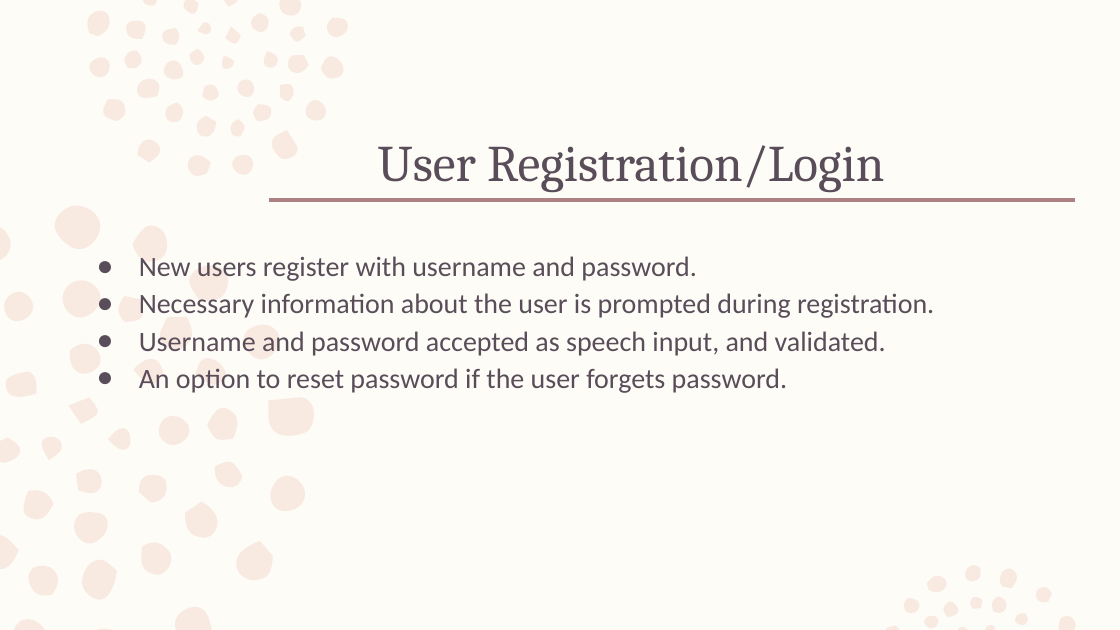
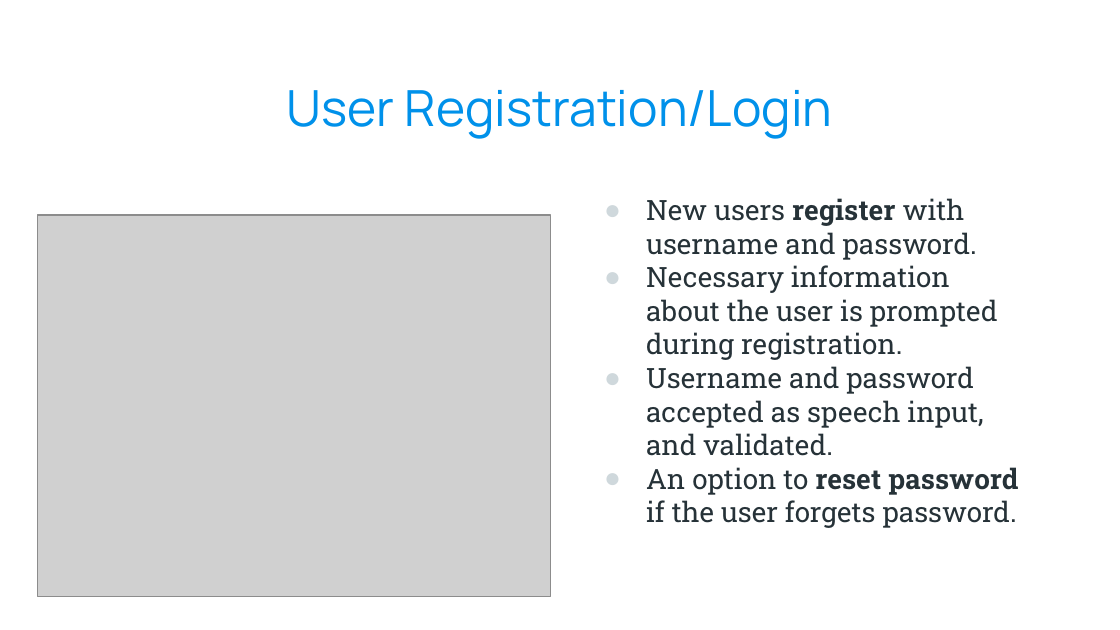
Before and after one commit to kazimsayed954/S5, a slide deck: slide 16 of Design Project/Voice Based Email System for the Visually Impaired 1.pptx (slide 12 before the commit). Drawn at 1120x630 pixels with LibreOffice and Linux fonts; fonts in the diff are those of the drawing; grey boxes stand for pictures; background and template pictures are left out. Boxes give left, top, right and bottom in pixels: in the first picture for what was removed or moved away, otherwise in the second. Text is boxed around its words. In the diff, an @@ line names an element or a change of style, - is before the commit and + after.

```diff
--- a/Design Project/Voice Based Email System for the Visually Impaired 1.pptx
+++ b/Design Project/Voice Based Email System for the Visually Impaired 1.pptx
@@ background #FEFCF7 to picture (left out) @@
@@ freeform shape removed at box(0, 0, 1076, 630) @@
@@ title "User Registration/Login": place and size @@
-title "User Registration/Login" at box(378, 145, 884, 193)
+title "User Registration/Login" at box(287, 90, 833, 139)
@@ title "User Registration/Login" at box(287, 90, 833, 139): size 33 to 32 pt, font Cambria to Manrope, text colour #5A4D5A to #0091EA; alignment left to centre; line spacing 0.99 to 1 @@
@@ line removed from (270, 199) to (1075, 199) @@
@@ text "New users register with username ...": place and size @@
-text "New users register with username ..." at box(139, 256, 934, 393)
+text "New users register with username ..." at box(646, 198, 1018, 528)
@@ text "New users register with username ..." at box(646, 198, 1018, 528): font Calibri to Roboto Slab, text colour #5A4D5A to #263238; bold on in "register", "reset password"; line spacing 1.11 to 1 @@
@@ picture added at box(38, 215, 551, 596) @@
```
Also in this commit, not shown: 17 other slides changed, 7 slides added, 3 slides removed, 1 other file.
